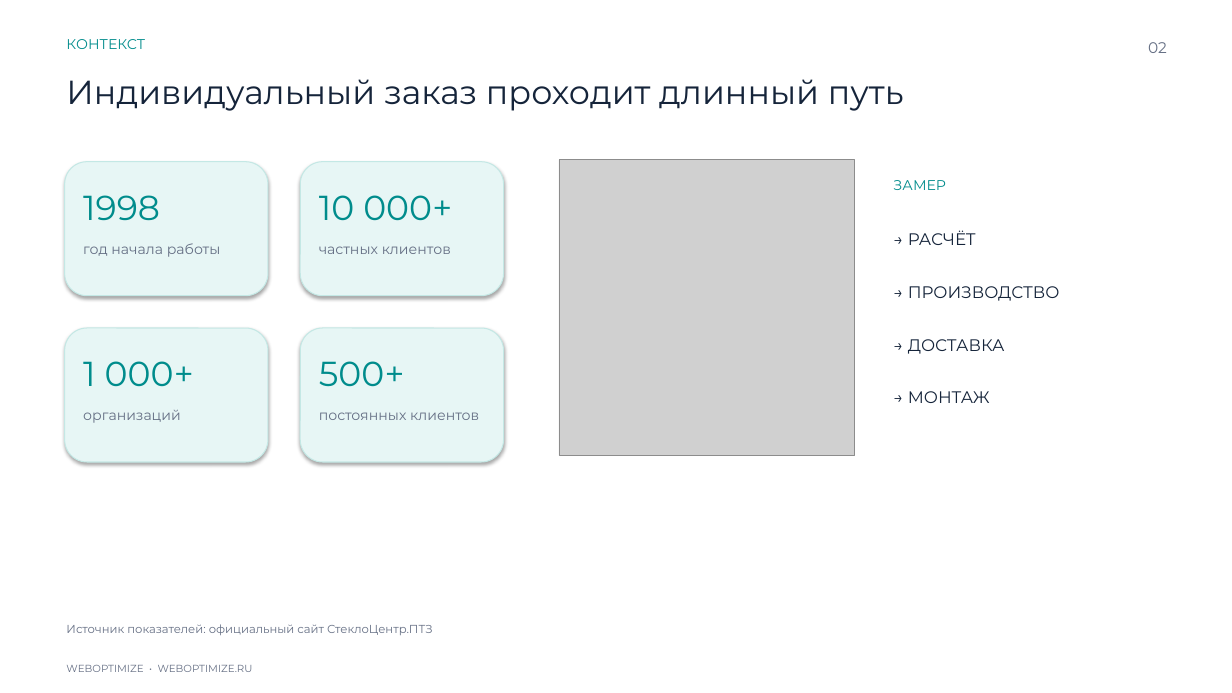
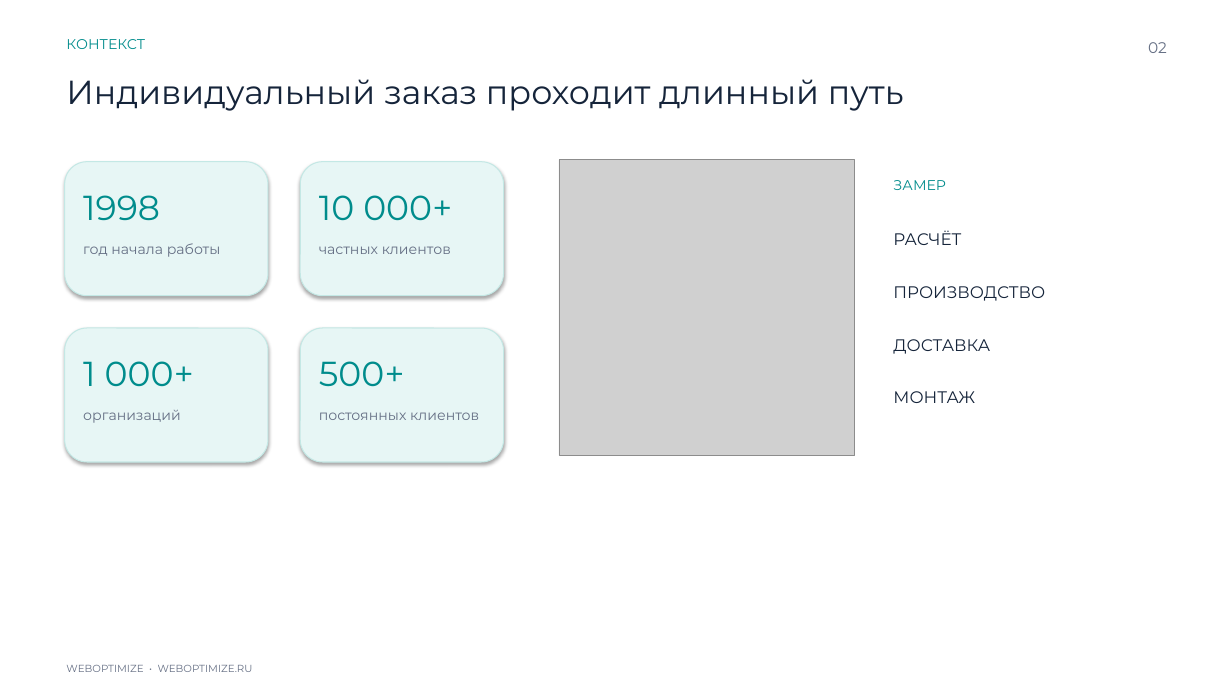
Before and after one commit to expertvizoff-cpu/ptz-steklo-case-files, a slide deck: slide 2 of downloads/ptz-steklo-weboptimize-case.pptx. Drawn at 1232x693 pixels with LibreOffice and Linux fonts; fonts in the diff are those of the drawing; grey boxes stand for pictures. Boxes give left, top, right and bottom in pixels: in the first picture for what was removed or moved away, otherwise in the second. Text is boxed around its words. In the diff, an @@ line names an element or a change of style, - is before the commit and + after.

```diff
--- a/downloads/ptz-steklo-weboptimize-case.pptx
+++ b/downloads/ptz-steklo-weboptimize-case.pptx
@@ text at (893,230,961,245): text changed @@
-→ РАСЧЁТ
+РАСЧЁТ
@@ text at (893,286,1045,301): text changed @@
-→ ПРОИЗВОДСТВО
+ПРОИЗВОДСТВО
@@ text at (893,339,990,354): text changed @@
-→ ДОСТАВКА
+ДОСТАВКА
@@ text at (893,391,975,403): text changed @@
-→ МОНТАЖ
+МОНТАЖ
@@ text removed at (66,624,433,635) @@
-Источник показателей: официальный сайт СтеклоЦентр.ПТЗ
```
Also in this commit, not shown: 4 other slides changed, 1 slide added, 1 slide removed, 1 other file.
